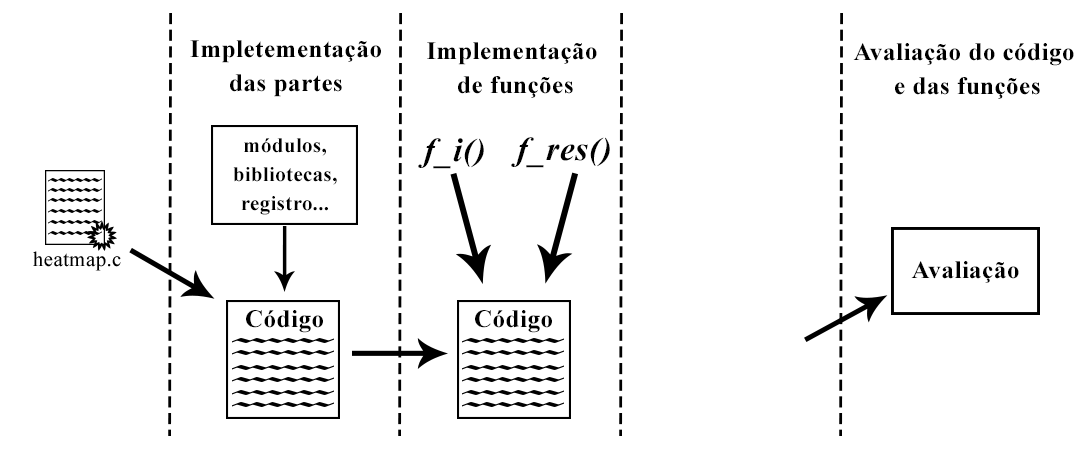
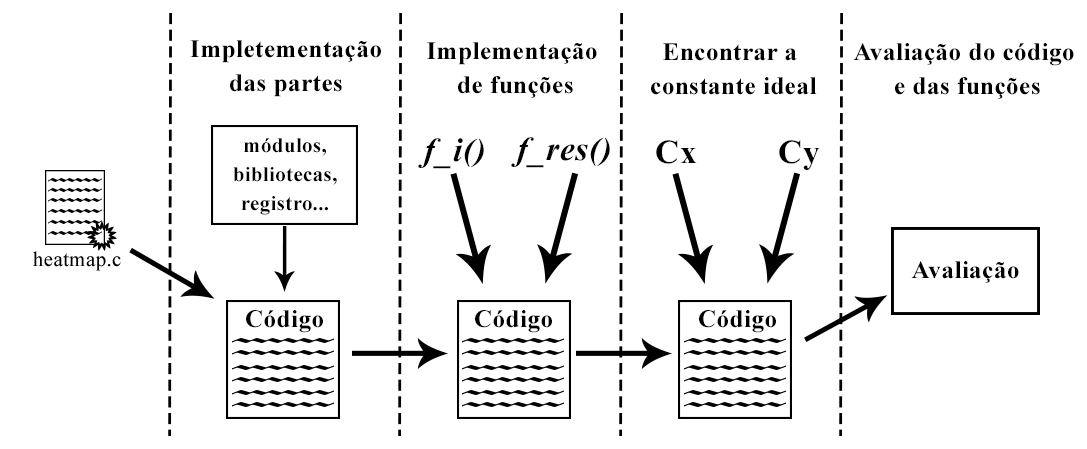
Layers edited between the first and the second 1087 × 449 image:
added layer "Encontrar a constante ideal" above "Forma 3 cópia 3" over left=651, top=43, right=817, bottom=95
added layer "Forma 3 cópia 6" above "Forma 3 cópia 5" over left=759, top=172, right=800, bottom=284
added layer "Forma 3 cópia 5" above "Forma 3 cópia 2" over left=672, top=173, right=713, bottom=284
added layer "Forma 2 cópia" above "Forma 2" over left=576, top=338, right=672, bottom=369
added layer "Código cópia 2" above "Código cópia" over left=699, top=310, right=776, bottom=333
added layer "Retângulo 4 cópia 2" above "Retângulo 4 cópia" over left=678, top=300, right=792, bottom=419
added layer "Cx Cy" above "Forma 4 cópia 17" over left=656, top=140, right=820, bottom=170
added layer "Forma 4 cópia 17" above "Forma 4 cópia 16" over left=684, top=402, right=786, bottom=407
added layer "Forma 4 cópia 16" above "Forma 4 cópia 15" over left=684, top=390, right=786, bottom=395
added layer "Forma 4 cópia 15" above "Forma 4 cópia 14" over left=684, top=377, right=786, bottom=382
added layer "Forma 4 cópia 14" above "Forma 4 cópia 13" over left=684, top=365, right=786, bottom=370
added layer "Forma 4 cópia 13" above "Forma 4 cópia 12" over left=684, top=350, right=786, bottom=355
added layer "Forma 4 cópia 12" above "Forma 4 cópia 11" over left=684, top=338, right=786, bottom=343
